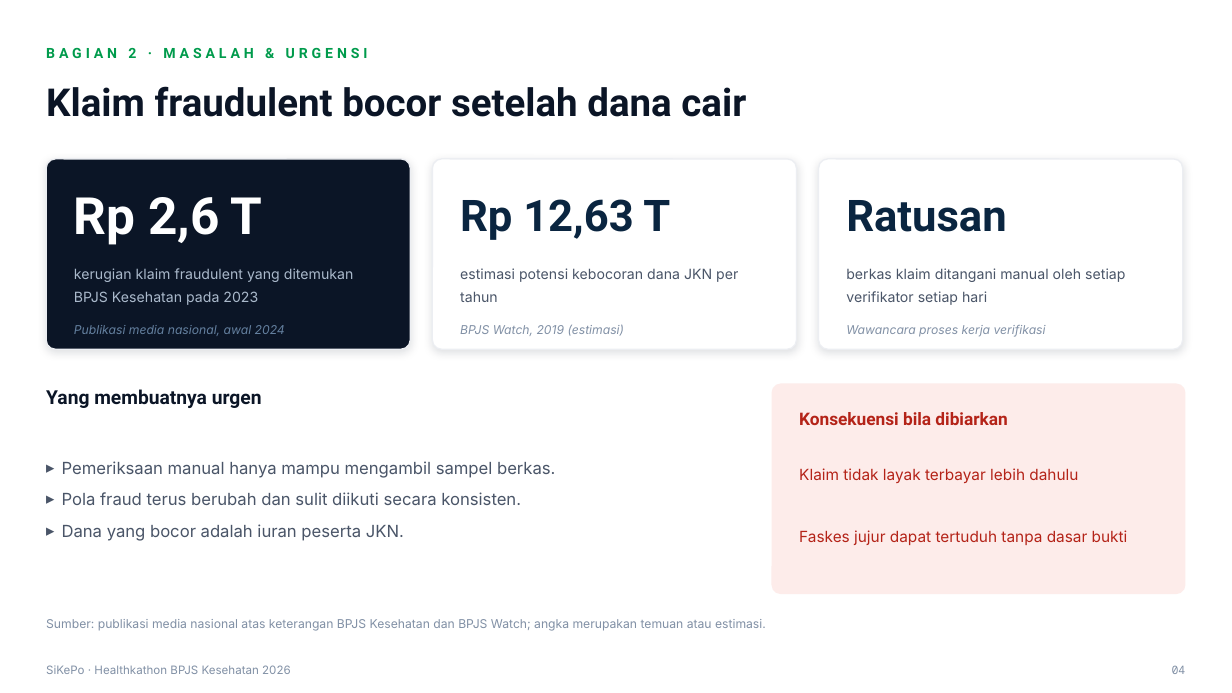
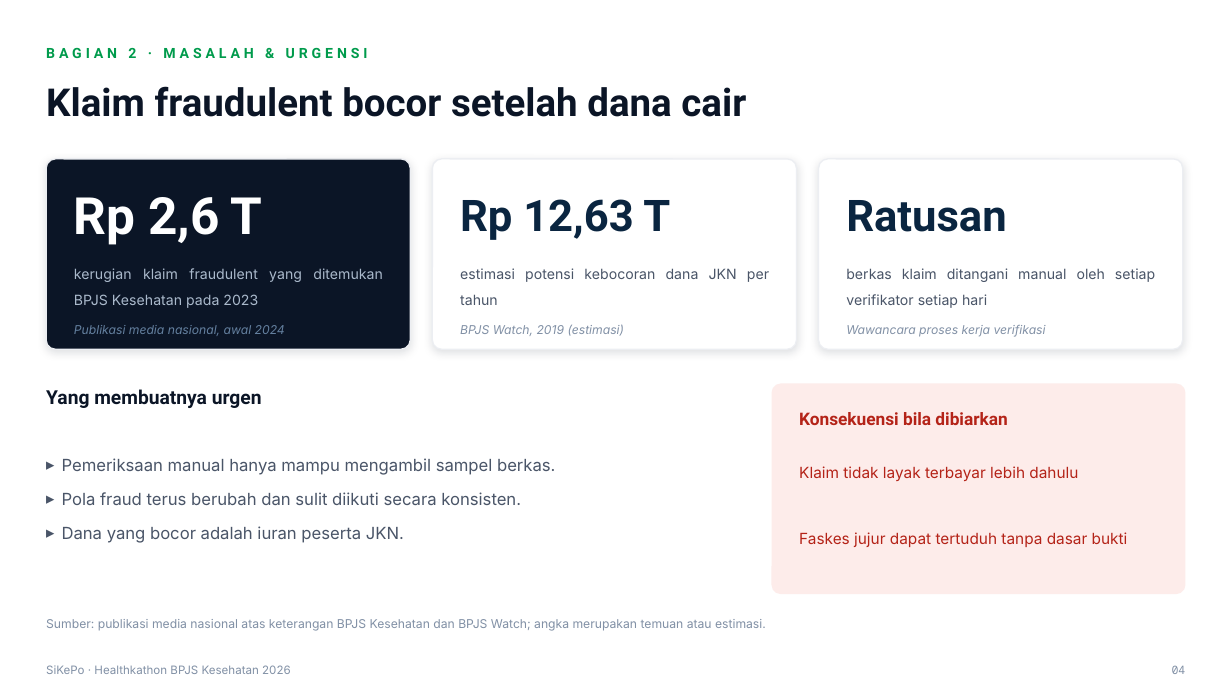
Before and after one commit to dkfadhila/sikepo, a slide deck: slide 4 of proposal/Proposal_SiKePo_Healthkathon2026.pptx. Drawn at 1232x693 pixels with LibreOffice and Linux fonts; fonts in the diff are those of the drawing. Boxes give left, top, right and bottom in pixels: in the first picture for what was removed or moved away, otherwise in the second. Text is boxed around its words. In the diff, an @@ line names an element or a change of style, - is before the commit and + after.

```diff
--- a/proposal/Proposal_SiKePo_Healthkathon2026.pptx
+++ b/proposal/Proposal_SiKePo_Healthkathon2026.pptx
@@ alignment left to justified; line spacing 1.35 to 1.5 in 3 elements at bbox=[74, 268, 383, 308], bbox=[460, 268, 769, 305], bbox=[846, 268, 1155, 308] @@
@@ text "Pemeriksaan manual hanya mampu mengambil ..." at bbox=[62, 458, 555, 543]: alignment left to justified; more space between paragraphs @@
@@ text "Klaim tidak layak terbayar lebih ..." at bbox=[799, 466, 1128, 547]: alignment left to justified; line spacing 1.4 to 1.5 @@
```
Also in this commit, not shown: 13 other slides changed, 2 other files.
